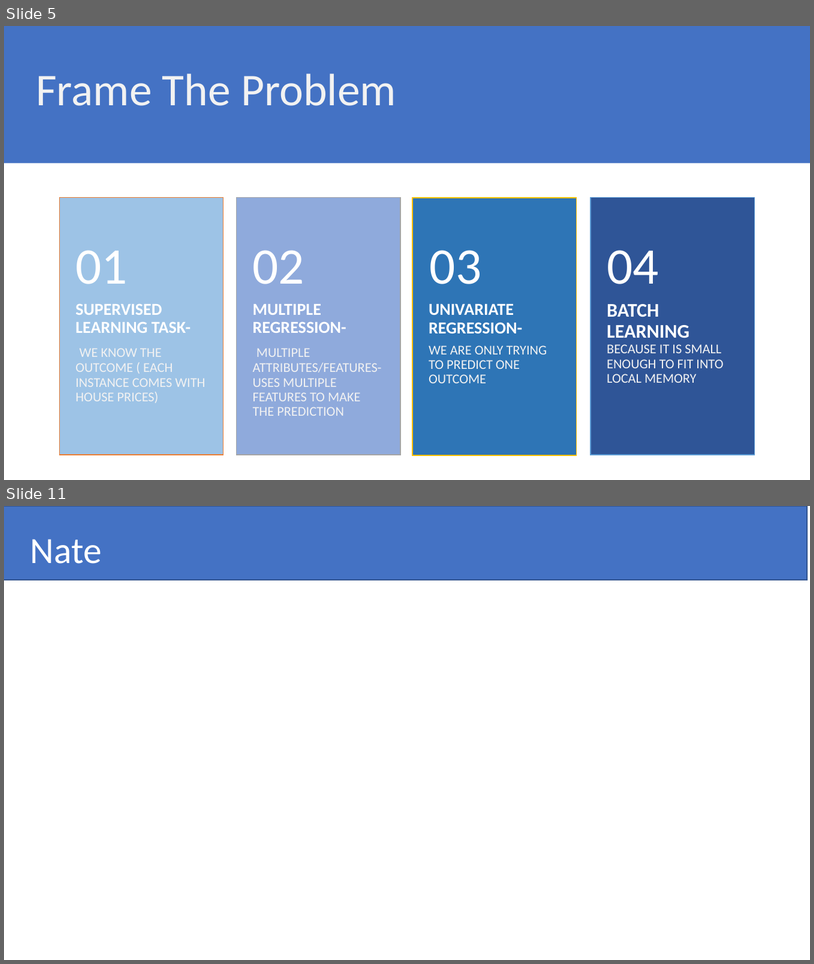
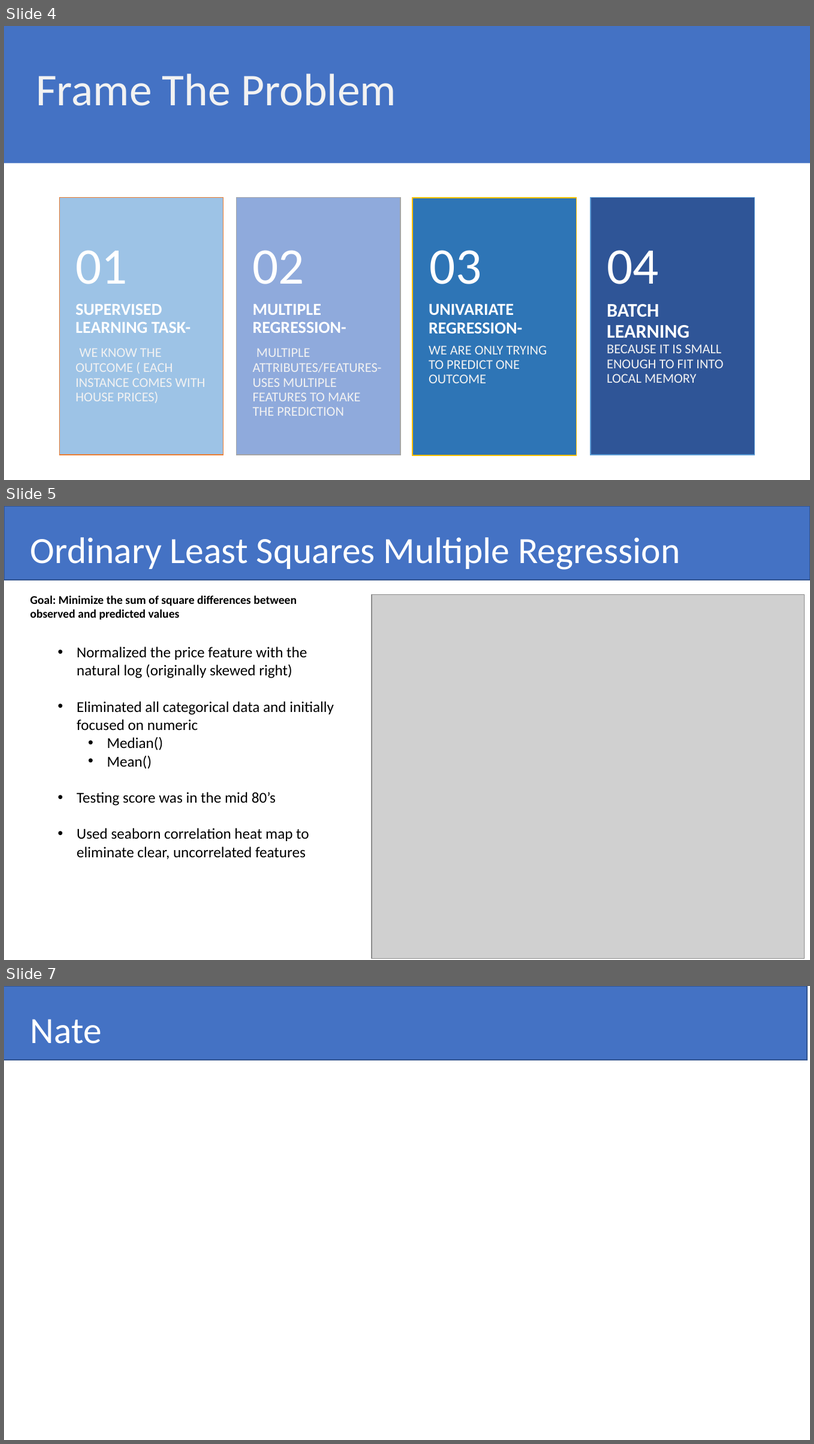
Before and after one commit to pshappycle/Home_Value_Predictor, a slide deck: Presentation/Advanced Regression Techniques To Predict Housing Prices.pptx. Shown one above the other, each under a label of ours: slides 5 and 11 before the commit, slides 4, 5 and 7 after it; the slides between them are not shown. The pictures are 814x964 and 814x1444 pixels, drawn with LibreOffice and Linux fonts; fonts in the diff are those of the drawing; grey boxes stand for pictures. Boxes give left, top, right and bottom in pixels: in the first picture for what was removed or moved away, otherwise in the second. Text is boxed around its words. In the diff, an @@ line names an element or a change of style, - is before the commit and + after.

```diff
--- a/Presentation/Advanced Regression Techniques To Predict Housing Prices.pptx
+++ b/Presentation/Advanced Regression Techniques To Predict Housing Prices.pptx
@@ slide 5 added at bbox=[4, 506, 810, 960], background #FFFFFF @@
@@ rectangle added at bbox=[4, 506, 810, 580], fill #4472C4, outline #325491 1 pt @@
@@ title added at bbox=[30, 537, 680, 570], 44 pt, text #FFFFFF @@
+Ordinary Least Squares Multiple Regression
@@ text added at bbox=[30, 595, 297, 619], 14 pt, text #000000, bold @@
+Goal: Minimize the sum of square differences between observed and predicted values
@@ picture added at bbox=[372, 594, 805, 958] @@
@@ text added at bbox=[77, 646, 334, 859], 18 pt, text #000000 @@
+• Normalized the price feature with the natural log (originally skewed right)
+• Eliminated all categorical data and initially focused on numeric
+  • Median()
+  • Mean()
+• Testing score was in the mid 80’s
+• Used seaborn correlation heat map to eliminate clear, uncorrelated features
@@ what was slide 5 is now slide 4 @@
@@ what was slide 11 is now slide 7 @@
```
Also in this commit, not shown: 5 slides changed, 3 other slides added, 4 slides removed, 6 other files.
